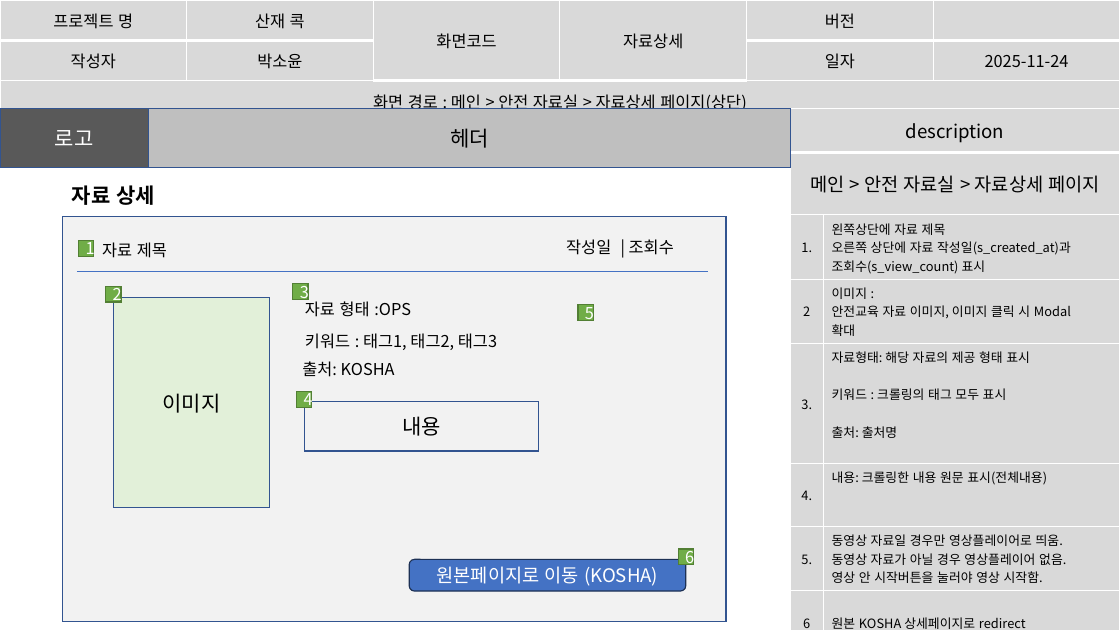
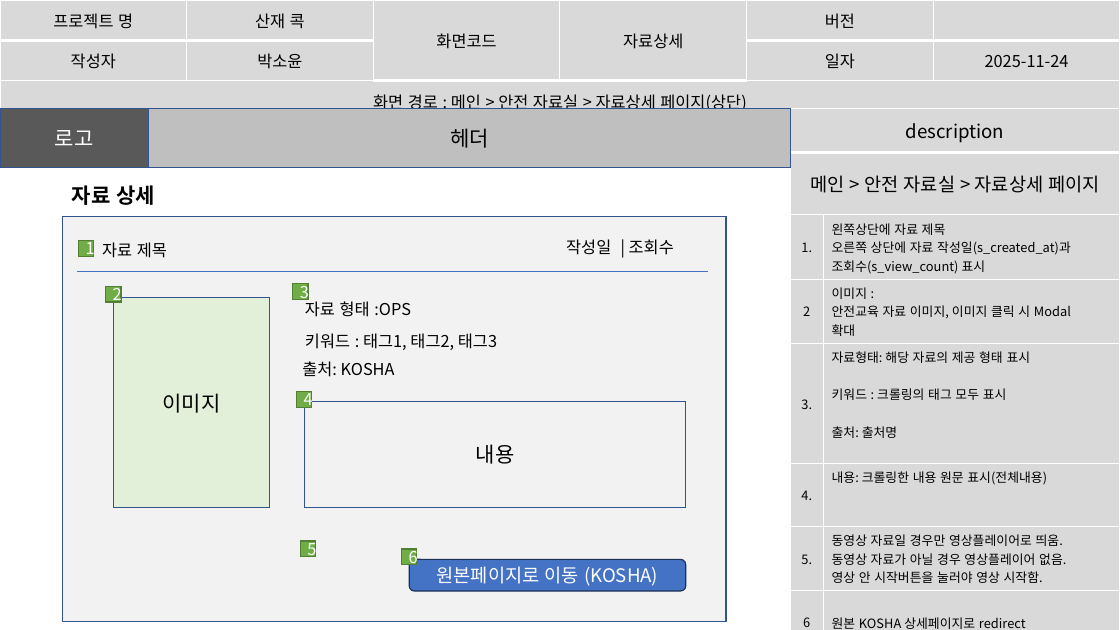
Before and after one commit to imyongchan/source, a slide deck: slide 40 of 최종 기획/스토리보드1201.pptx. Drawn at 1120x630 pixels with LibreOffice and Linux fonts; fonts in the diff are those of the drawing. Boxes give left, top, right and bottom in pixels: in the first picture for what was removed or moved away, otherwise in the second. Text is boxed around its words. In the diff, an @@ line names an element or a change of style, - is before the commit and + after.

```diff
--- a/최종 기획/스토리보드1201.pptx
+++ b/최종 기획/스토리보드1201.pptx
@@ table at (x1=791, y1=108, x2=1120, y2=630) @@
-row 8, column 2: 원본 KOSHA 상세페이지로 redirect / 안되면
+row 8, column 2: 원본 KOSHA 상세페이지로 redirect
@@ rectangle "내용" resized from (x1=305, y1=402, x2=539, y2=451) to (x1=305, y1=402, x2=686, y2=508) @@
@@ rectangle "5" moved from (x1=578, y1=305, x2=593, y2=321) to (x1=301, y1=541, x2=316, y2=557) @@
@@ rectangle "6" moved from (x1=678, y1=549, x2=693, y2=565) to (x1=402, y1=549, x2=417, y2=565) @@
```
Also in this commit, not shown: 13 other slides changed, 1 slide added, 1 slide removed.
